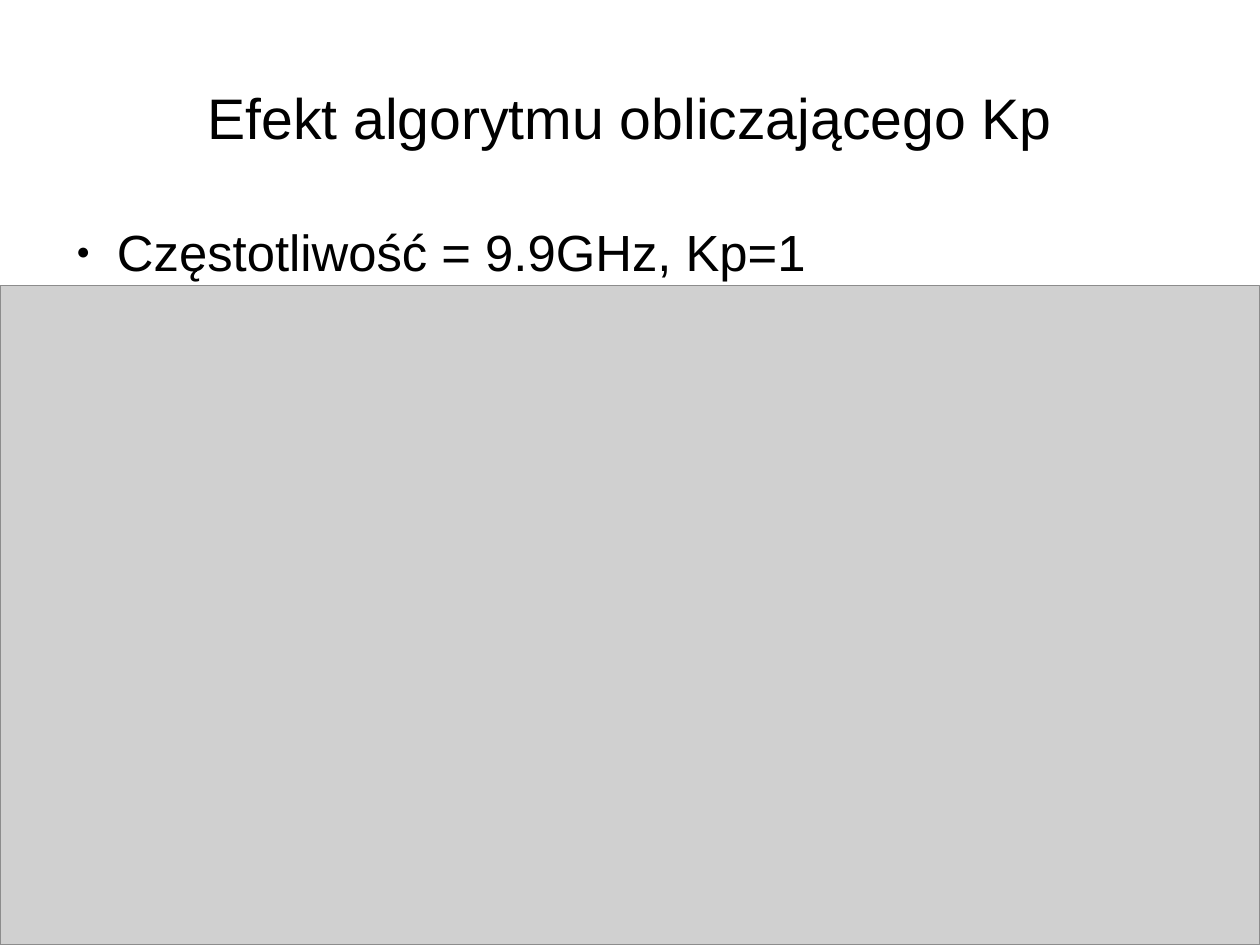
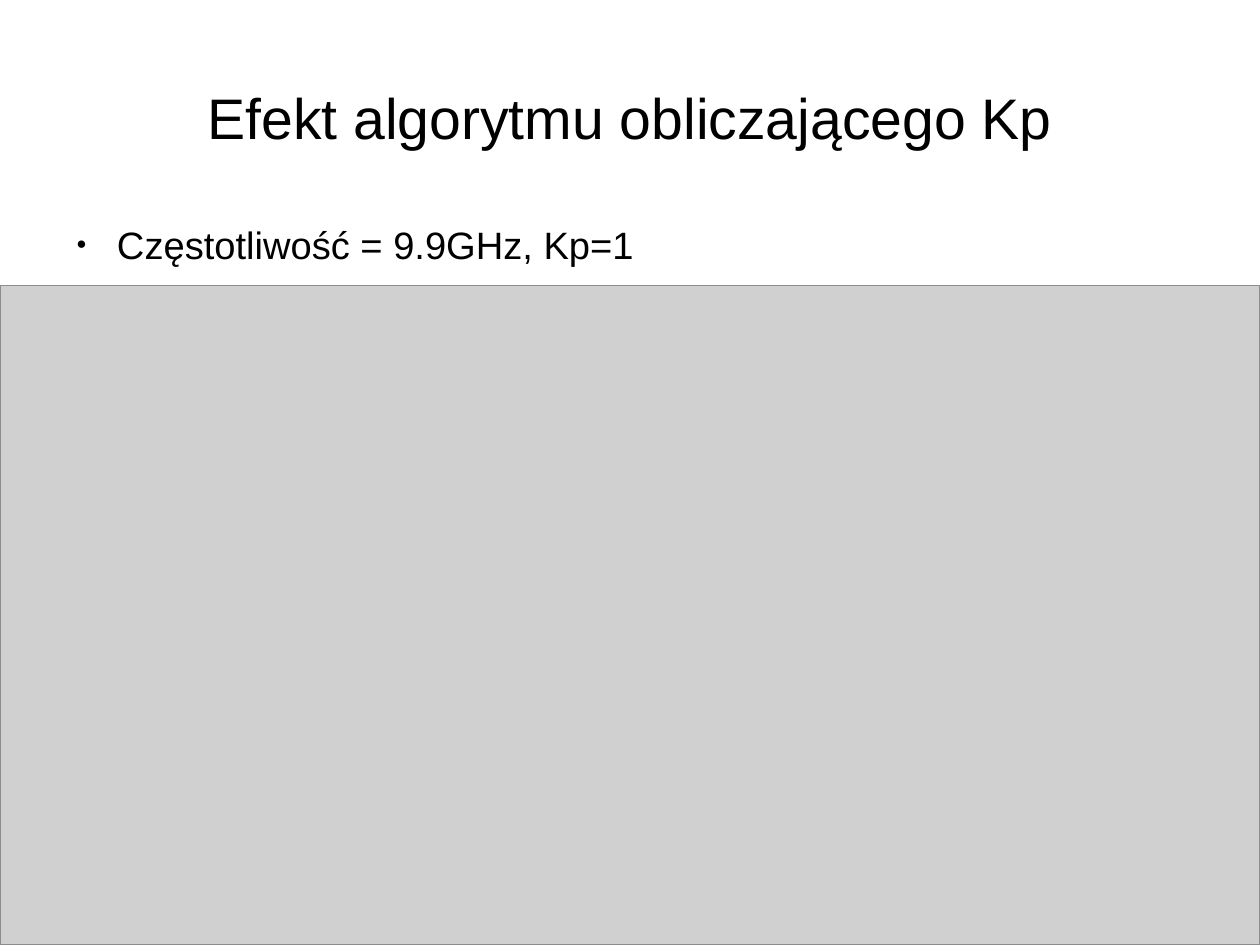
Before and after one commit to joannabp/ProjektSynopsys, a slide deck: slide 21 of Untitled 1.odp (slide 22 before the commit). Drawn at 1260x945 pixels with LibreOffice and Linux fonts; fonts in the diff are those of the drawing; grey boxes stand for pictures. Boxes give left, top, right and bottom in pixels: in the first picture for what was removed or moved away, otherwise in the second. Text is boxed around its words. In the diff, an @@ line names an element or a change of style, - is before the commit and + after.

```diff
--- a/Untitled 1.odp
+++ b/Untitled 1.odp
@@ text "Częstotliwość = 9.9GHz, Kp=1" at [117,231,634,267]: size 32 to 24 pt @@
```
Also in this commit, not shown: 6 other slides changed, 1 slide removed, 1 other file.
